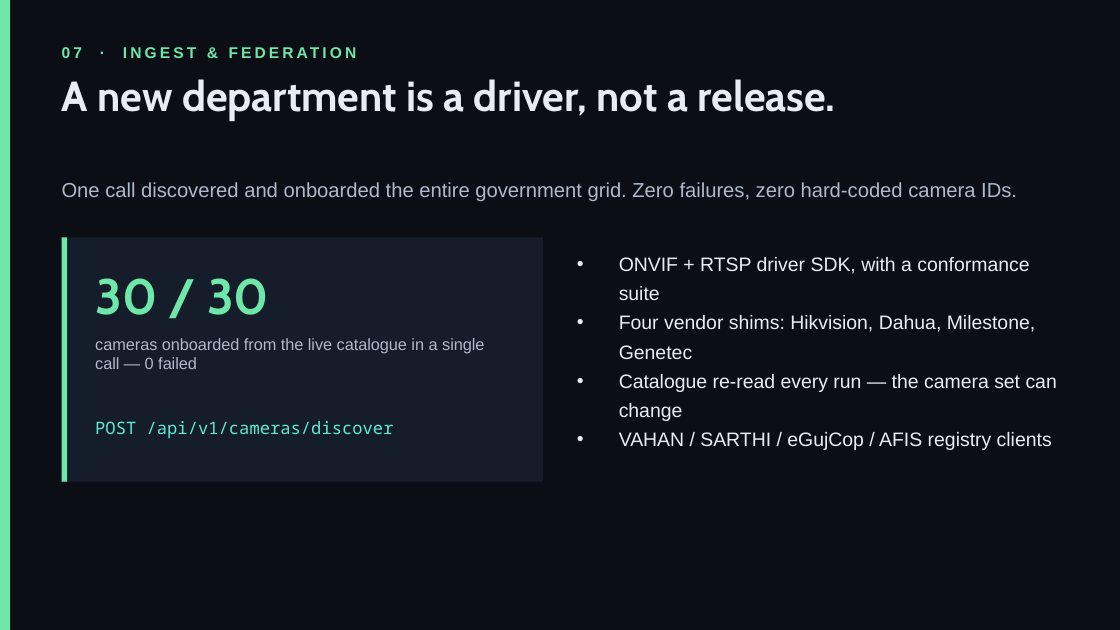
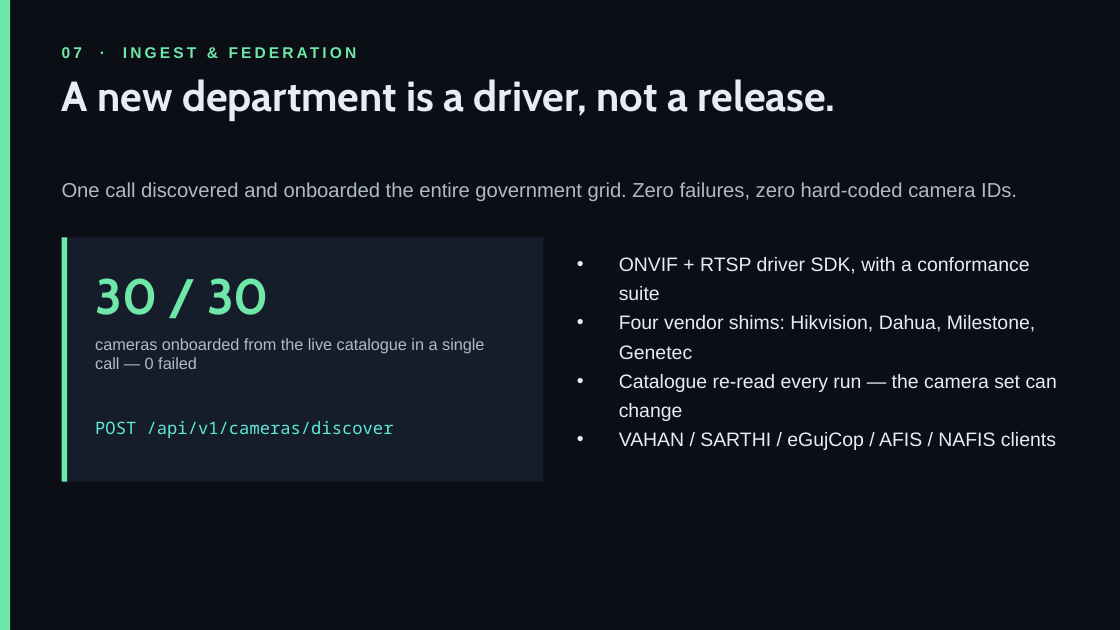
Before and after one commit to parthpatel643/sentinel-hackathon, a slide deck: slide 7 of docs/Sentinel-Platform-Deck.pptx. Drawn at 1120x630 pixels with LibreOffice and Linux fonts; fonts in the diff are those of the drawing. Boxes give left, top, right and bottom in pixels: in the first picture for what was removed or moved away, otherwise in the second. Text is boxed around its words. In the diff, an @@ line names an element or a change of style, - is before the commit and + after.

```diff
--- a/docs/Sentinel-Platform-Deck.pptx
+++ b/docs/Sentinel-Platform-Deck.pptx
@@ text at <box>619,432,1056,450</box>: text changed @@
-• VAHAN / SARTHI / eGujCop / AFIS registry clients
+• VAHAN / SARTHI / eGujCop / AFIS / NAFIS clients
```
Also in this commit, not shown: 2 other slides changed, 4 other files.
